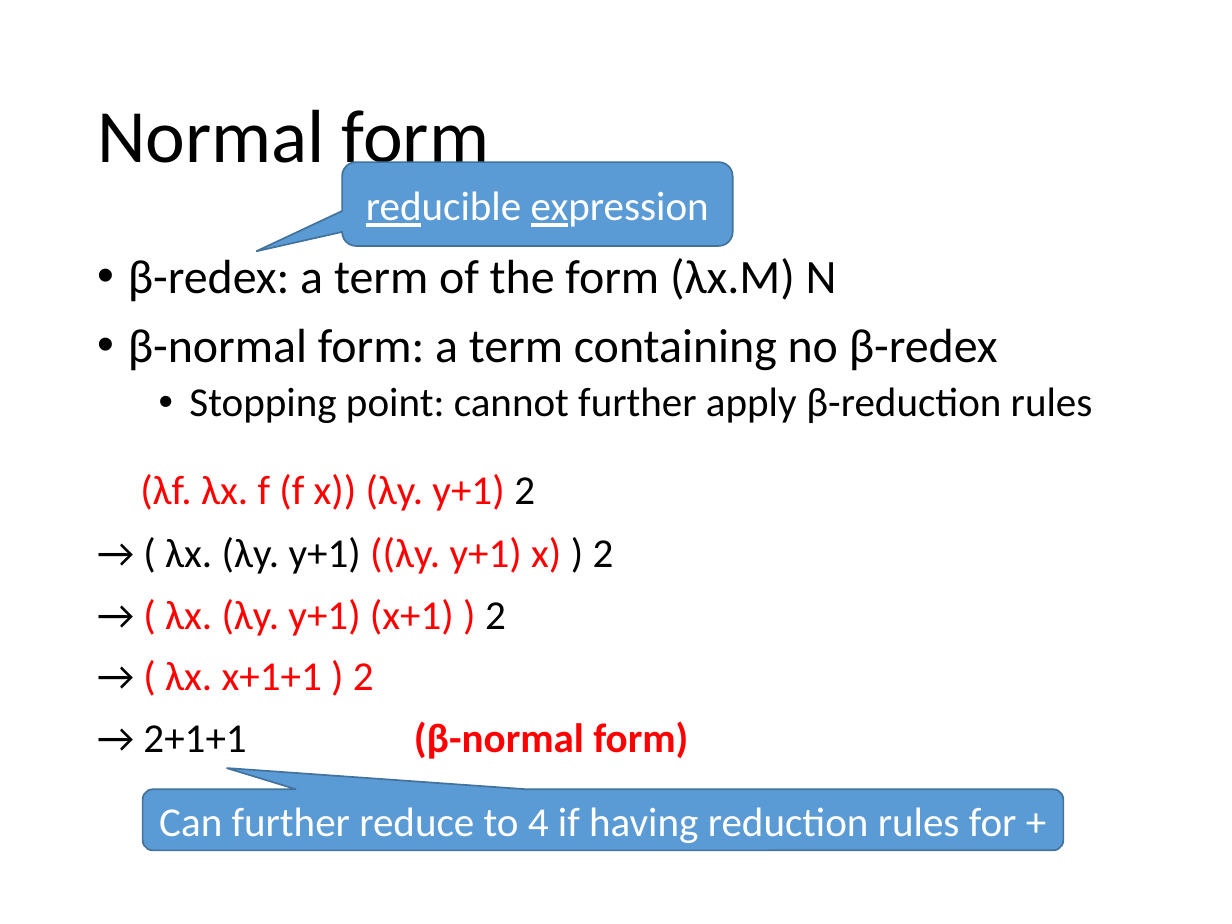
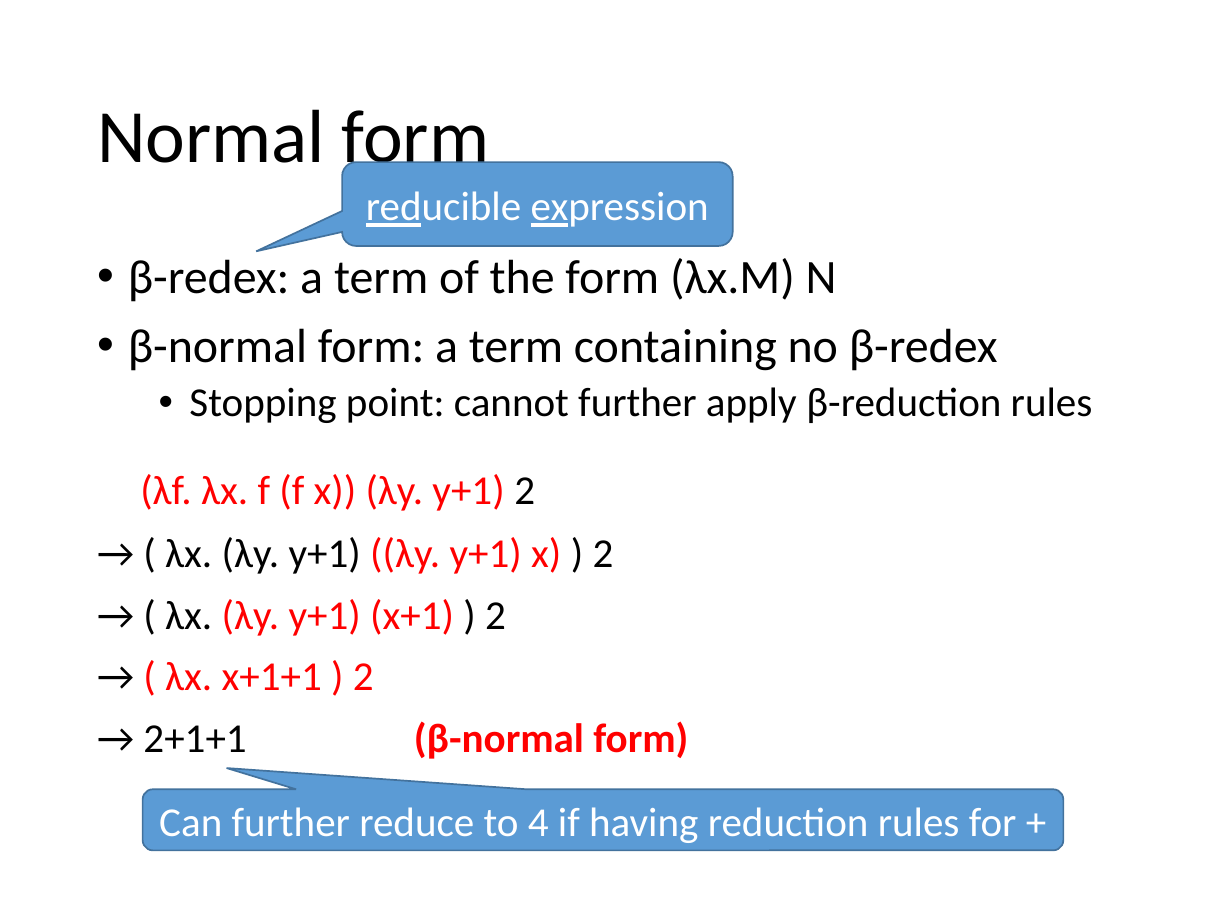
Before and after one commit to hongjin-liang/semantics2024, a slide deck: slide 29 of 04_lambda.pptx. Drawn at 1232x924 pixels with LibreOffice and Linux fonts; fonts in the diff are those of the drawing. Boxes give left, top, right and bottom in pixels: in the first picture for what was removed or moved away, otherwise in the second. Text is boxed around its words. In the diff, an @@ line names an element or a change of style, - is before the commit and + after.

```diff
--- a/04_lambda.pptx
+++ b/04_lambda.pptx
@@ text at [165, 599, 506, 636]: text colour #FF0000 to #000000 in "( λx. )" @@
```
Also in this commit, not shown: 1 other slide changed, 4 other files.
